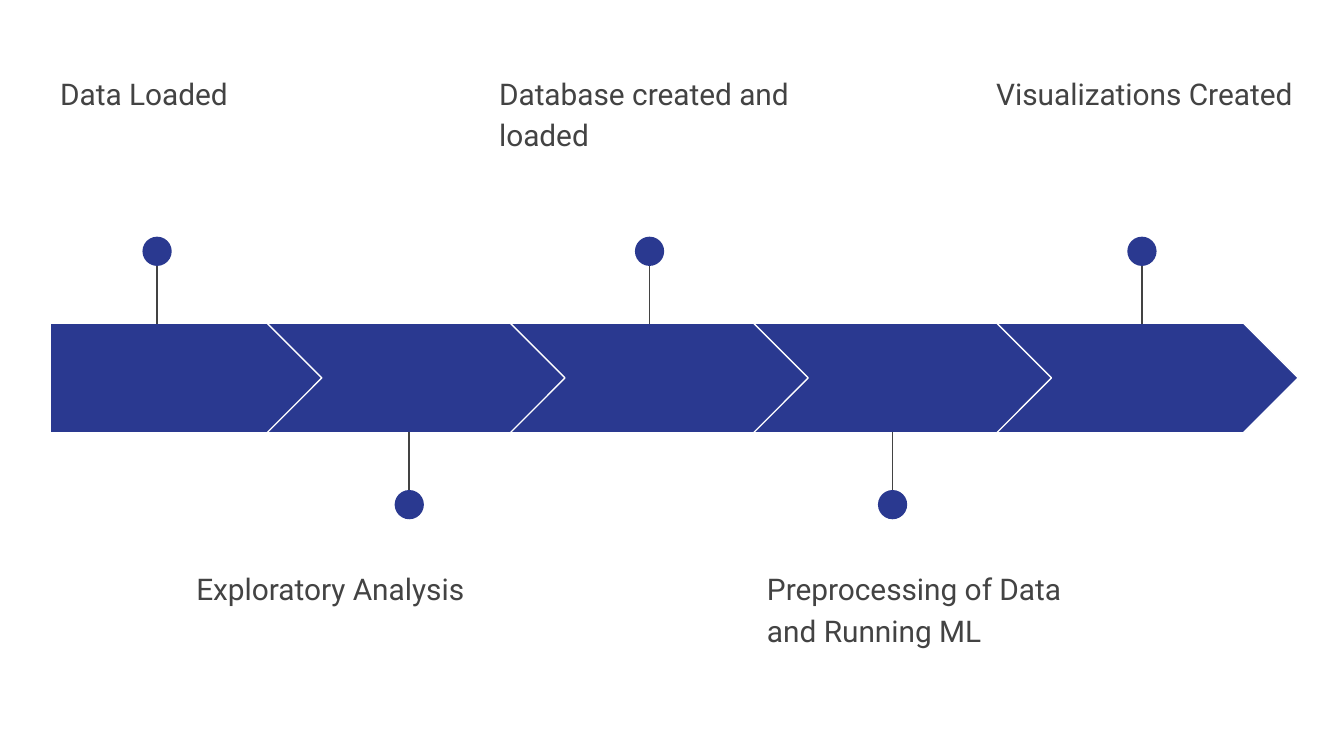
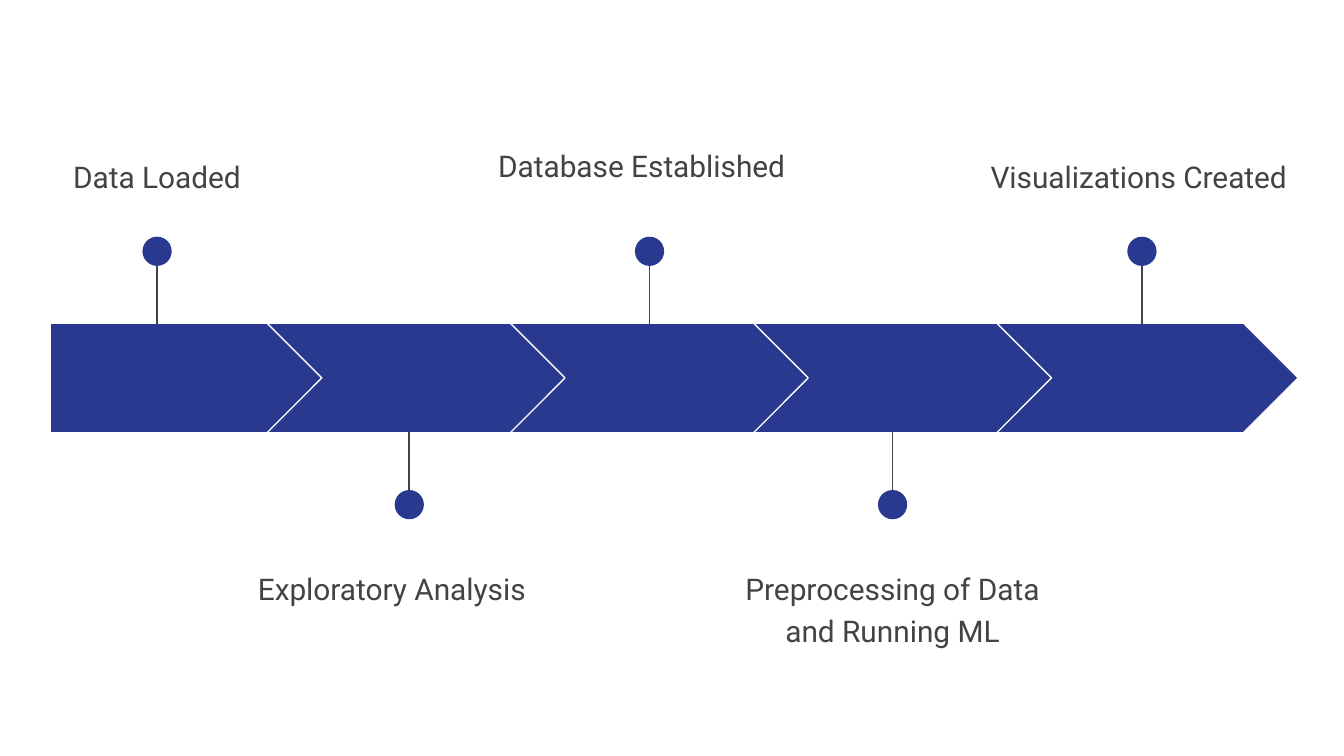
Before and after one commit to Magzzie/COVID-19_Analysis, a slide deck: slide 7 of COVID-19 Analysis.pptx. Drawn at 1344x756 pixels with LibreOffice and Linux fonts; fonts in the diff are those of the drawing. Boxes give left, top, right and bottom in pixels: in the first picture for what was removed or moved away, otherwise in the second. Text is boxed around its words. In the diff, an @@ line names an element or a change of style, - is before the commit and + after.

```diff
--- a/COVID-19 Analysis.pptx
+++ b/COVID-19 Analysis.pptx
@@ text "Data Loaded" at (73, 165, 241, 189): alignment left to centre @@
@@ text "Data Loaded": place and size @@
-text "Data Loaded" at (60, 82, 228, 106)
+text "Data Loaded" at (73, 165, 241, 189)
@@ text "Visualizations Created": place and size @@
-text "Visualizations Created" at (996, 82, 1293, 106)
+text "Visualizations Created" at (991, 165, 1287, 189)
@@ text at (498, 154, 785, 178): text changed @@
-Database created and loaded
+Database Established
@@ text "Exploratory Analysis": place and size @@
-text "Exploratory Analysis" at (196, 577, 464, 607)
+text "Exploratory Analysis" at (258, 577, 525, 607)
@@ text "Preprocessing of Data and Running ...": place and size @@
-text "Preprocessing of Data and Running ..." at (767, 577, 1061, 648)
+text "Preprocessing of Data and Running ..." at (745, 577, 1040, 648)
@@ text "Preprocessing of Data and Running ..." at (745, 577, 1040, 648): alignment left to centre @@
```
Also in this commit, not shown: 2 other slides changed, 3 slides added, 3 slides removed.
